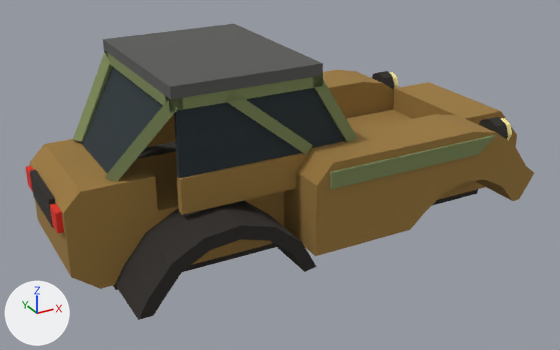
What one commit did to the glTF model game/public/models/base_buggy.glb.
Rendered twice from a 50 mm lens placed at (-2.81, -4.89, 2.33), pointed at (-0.16, -0.07, -0.08). Lighting does not change. The marker at lower left points along +X, +Y and +Z. The picture after the commit comes second. Vertices at exactly the same position are counted once.

The first picture shows 'base_buggy'.
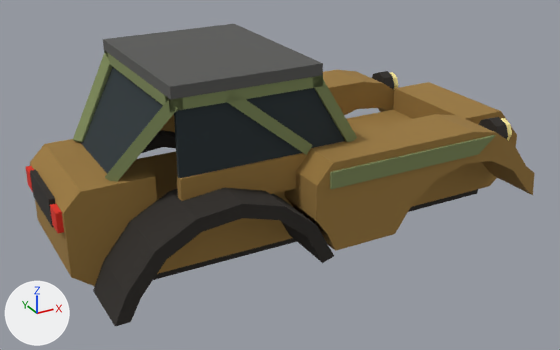
Where the change shows, as pixel boxes [x1, y1, x2, y2] in the pictures (560 x 350 px; the box of a moved part takes in the faces that stretch with it):
'base_buggy', reshaped: before [26, 24, 534, 320]; after [26, 24, 535, 326]
part 1 of me_tub, rebuilt (19% wider, 15% taller): before [115, 200, 317, 320]; after [93, 188, 334, 326]
part 2 of me_tub, rebuilt: before [137, 142, 176, 159]; after [142, 130, 176, 153]
part 3 of me_tub, moved or reshaped: before [284, 83, 534, 256]; after [285, 83, 535, 251]

Patch to the scene script:
```diff
--- a/game/public/models/base_buggy.glb.py
+++ b/game/public/models/base_buggy.glb.py
@@ me_tub @@
 # used by ob_base_buggy; location = (0.0, 0.0, 0.0)
-me_tub.from_pydata(...)  # 460 vertices, 764 faces; spans x -1.95..1.91, y -0.95..0.95, z -0.51..0.95
+me_tub.from_pydata(...)  # 468 vertices, 780 faces; spans x -1.95..1.91, y -0.95..0.95, z -0.51..0.95
+# me_tub part 1: the loose piece of 32 vertices spanning x -1.63..-0.34, y -0.93..-0.46, z -0.42..0.06 is rebuilt with 32 vertices and now spans x -1.78..-0.2, y -0.93..-0.46, z -0.42..0.21
+# me_tub part 2: the loose piece of 32 vertices spanning x -1.63..-0.34, y 0.46..0.93, z -0.42..0.06 is rebuilt with 32 vertices and now spans x -1.78..-0.2, y 0.46..0.93, z -0.42..0.21
+# me_tub part 3
+# 30 vertices are removed from x -0.35..1.32, y -0.93..0.93, z -0.32..-0.04
+# 84 faces are deleted
+# 4 vertices in x 1.46, y -0.93..0.93, z -0.32 move by (0.13, 0.0, 0.08)
+# 4 vertices in x 1.53, y -0.93..0.93, z -0.32 move by (0.15, 0.0, 0.0)
+# 2 vertices move from x -0.35, y -0.93..0.49, z -0.32 to x -0.35, y -0.93..0.49, z -0.05
+# 38 vertices are added at x -0.35..1.42, y -0.93..0.93, z -0.32..0.11
+# 100 new faces join them, mat_paint (brown #9c7a3e)
 me_tub.materials.append(mat_paint)
```
